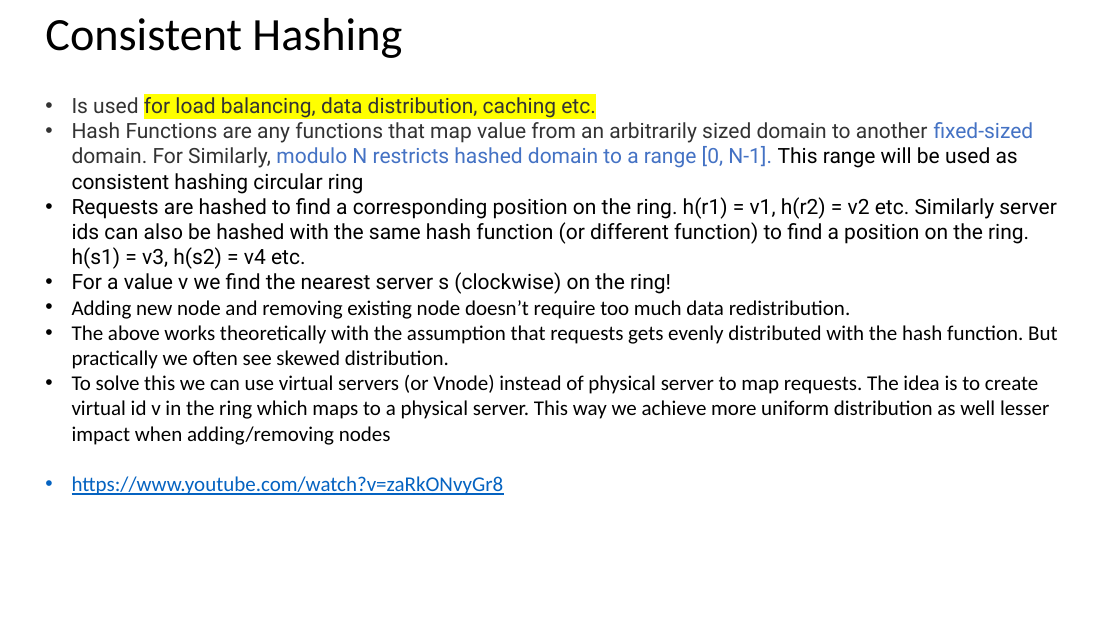
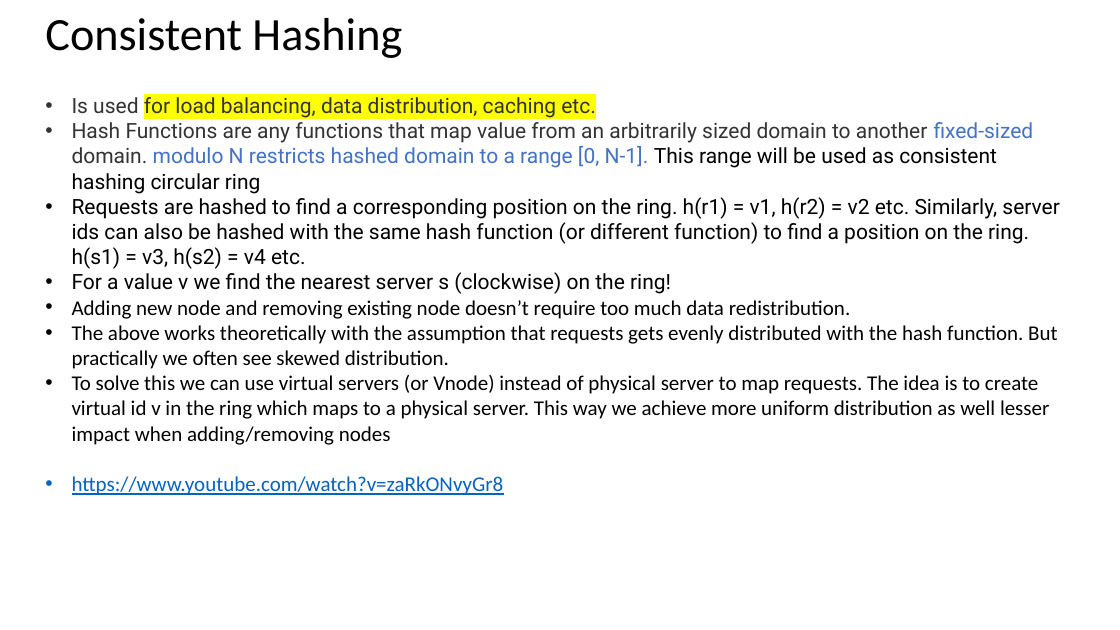
Before and after one commit to as6485/technology, a slide deck: slide 14 of System Design.pptx (slide 13 before the commit). Drawn at 1120x630 pixels with LibreOffice and Linux fonts; fonts in the diff are those of the drawing. Boxes give left, top, right and bottom in pixels: in the first picture for what was removed or moved away, otherwise in the second. Text is boxed around its words. In the diff, an @@ line names an element or a change of style, - is before the commit and + after.

```diff
--- a/System Design.pptx
+++ b/System Design.pptx
@@ text at box(72, 122, 1059, 269): text changed @@
-• Hash Functions are any functions that map value from an arbitrarily sized domain to another fixed-sized domain. For Similarly, modulo N restricts hashed domain to a range [0, N-1]. This range will be used as consistent hashing circular ring
-• Requests are hashed to find a corresponding position on the ring. h(r1) = v1, h(r2) = v2 etc. Similarly server ids can also be hashed with the same hash function (or different function) to find a position on the ring. h(s1) = v3, h(s2) = v4 etc.
+• Hash Functions are any functions that map value from an arbitrarily sized domain to another fixed-sized domain. modulo N restricts hashed domain to a range [0, N-1]. This range will be used as consistent hashing circular ring
+• Requests are hashed to find a corresponding position on the ring. h(r1) = v1, h(r2) = v2 etc. Similarly, server ids can also be hashed with the same hash function (or different function) to find a position on the ring. h(s1) = v3, h(s2) = v4 etc.
```
Also in this commit, not shown: 1 other slide changed, 2 slides added, 1 other file.
